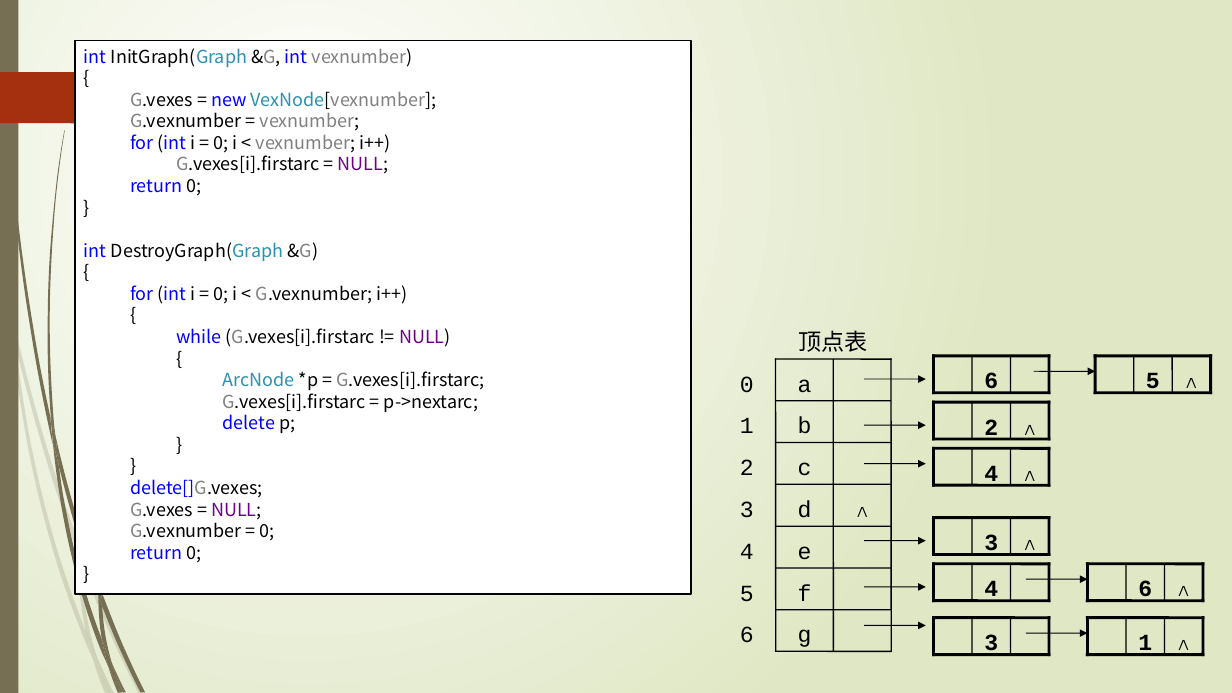
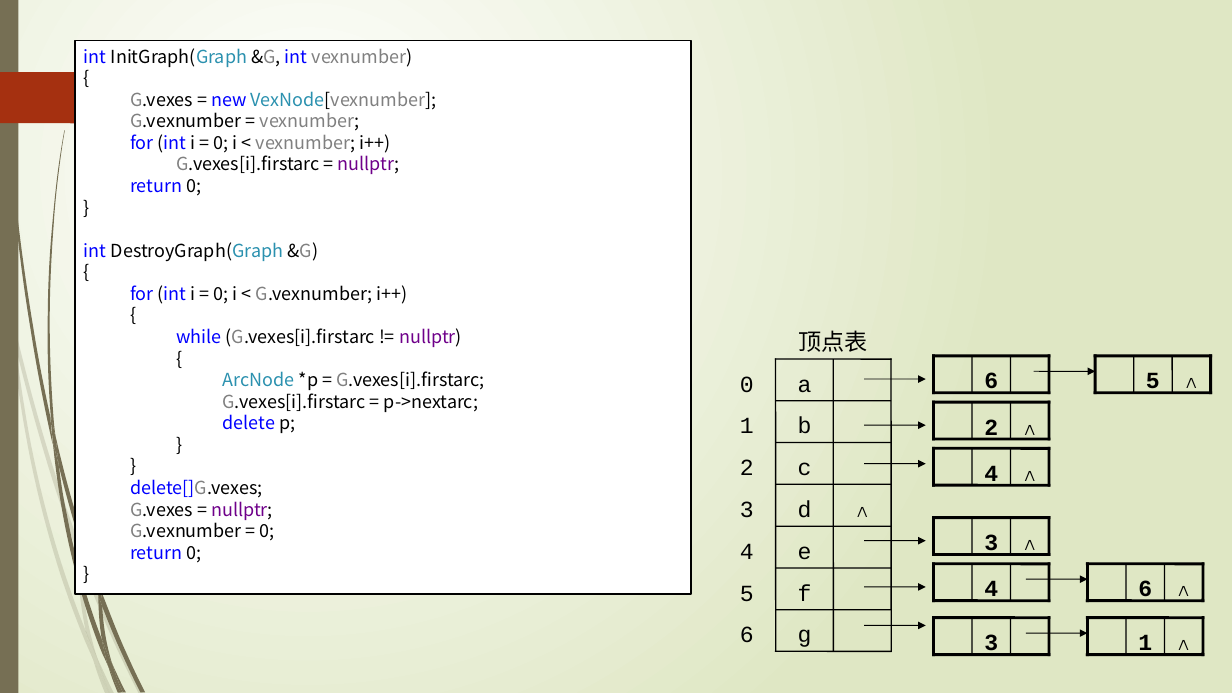
Before and after one commit to TeacherPeng/Datastruct, a slide deck: slide 6 of 教案/第07章 图.pptx. Drawn at 1232x693 pixels with LibreOffice and Linux fonts; fonts in the diff are those of the drawing. Boxes give left, top, right and bottom in pixels: in the first picture for what was removed or moved away, otherwise in the second. Text is boxed around its words. In the diff, an @@ line names an element or a change of style, - is before the commit and + after.

```diff
--- a/教案/第07章 图.pptx
+++ b/教案/第07章 图.pptx
@@ text in rectangle at (176,152,400,174): text changed @@
-  G.vexes[i].firstarc = NULL;
+  G.vexes[i].firstarc = nullptr;
@@ text in rectangle at (176,328,462,347): text changed @@
-    while (G.vexes[i].firstarc != NULL)
+    while (G.vexes[i].firstarc != nullptr)
@@ text in rectangle at (130,497,273,520): text changed @@
-  G.vexes = NULL;
+  G.vexes = nullptr;
```
Also in this commit, not shown: 8 other slides changed, 1 other file.
